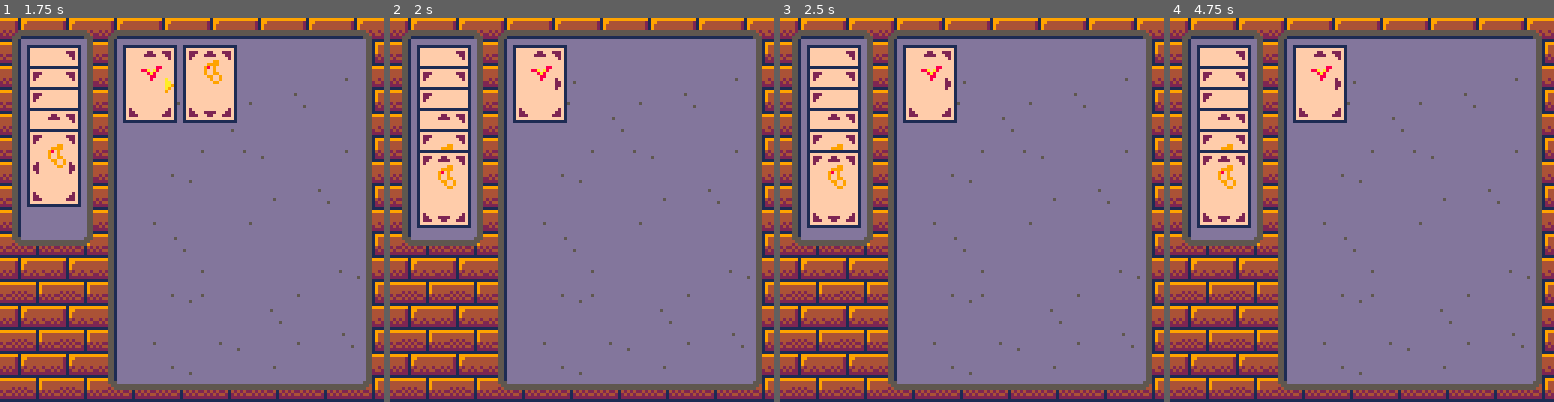
Above: before the commit, frames 1-4 (left to right).
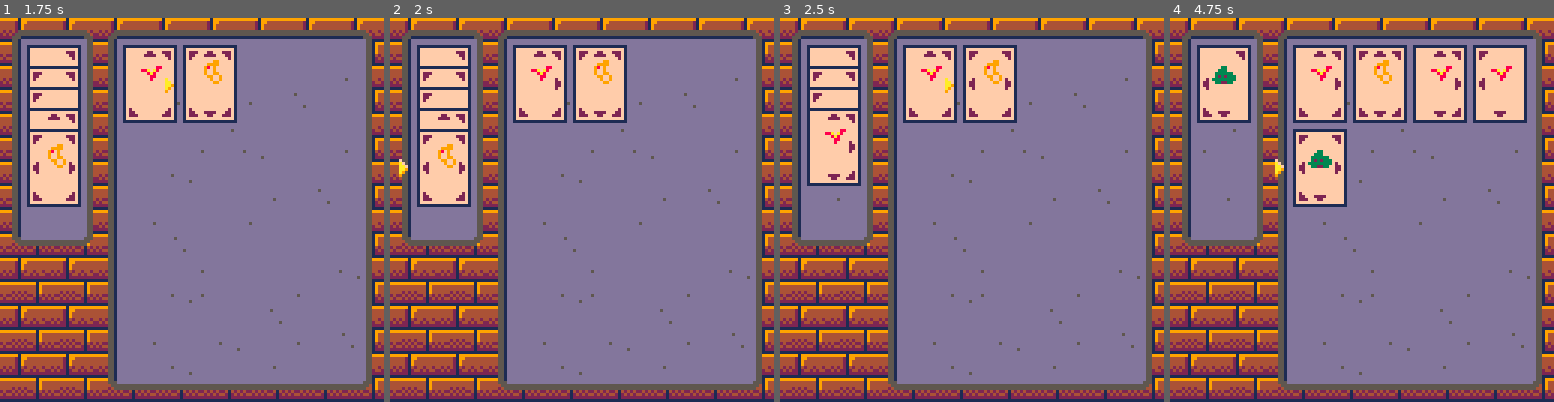
Above: after the commit, the same moments.

Repository: mccxiv/micro-tetra
Game: PICO-8 cartridge tetra.p8
Same seed, same stepped clock (60 frames per second), same inputs: the game is played once before the commit and once after it.
Inputs:
- Up to frame 1 (1.75 s): tap O (Z key) at 0.7, 1.7 s; hold Right from 1.6 s (still down)
- Up to frame 2 (2 s): keep holding Right
- Up to frame 3 (2.5 s): release Right at 2.1 s; tap O (Z key) at 2.1 s; hold Up 2.15-2.42 s; hold Right from 2.47 s (still down)
- Up to frame 4 (4.75 s): tap O (Z key) every 0.4 s from 2.5 to 4.5 s; release Right at 3.03 s; hold Left 3.08-3.58 s; hold Down 3.63-3.97 s; hold Right 4.02-4.68 s; hold Up from 4.73 s (still down)

Frame 1 is identical in both runs. In frame 2, 4.3% of the frame differs, in the area x 2-62%, y 7-55%; in frame 3, 5.2%; in frame 4, 16%, in the area x 7-93%, y 7-55%.

Commit message:
Place cards on board

Diff:
--- a/tetra.p8
+++ b/tetra.p8
@@ -16,6 +16,7 @@
 function _init ()
 	sel_deck = 6
 	sel_board = 1
+	last_placed = 1
 	state	= "selection"
  deck = {
 		generate_card(),
@@ -282,26 +283,37 @@
 	end
 end
 
-function sel_deck_add (int)
-	local new = sel_deck + int
-	if new >= 1 and new <= 6 then
-		sel_deck = new
-	end
-end
+function sel_prev_deck ()
+ repeat
+	 sel_deck = sel_deck - 1
+		if sel_deck < 1 then
+			sel_next_deck()
+		end
+	until (deck[sel_deck] ~= nil)
+end
+
+function sel_next_deck ()
+ repeat
+	 sel_deck = sel_deck + 1
+		if sel_deck > 6 then
+			sel_prev_deck()
+		end
+	until (deck[sel_deck] ~= nil)
+end
+
+
 -->8
 // state logic
 
 function run_selection_state()
 	if btnp(⬆️) then
-		sel_deck_add(-1)
+		sel_prev_deck()
 	elseif btnp(⬇️) then
-		sel_deck_add(1)
-	end
-
-	if btnp(4) then
-		if deck[sel_deck] ~= nil then
-			state = "placement"
-		end
+		sel_next_deck()
+	end
+
+	if btnp(🅾️) then
+		state = "placement"
 	end
 
 	draw_deck_selector()
@@ -313,6 +325,9 @@
 end
 
 function run_placement_state()
+	draw_board_selector()
+	draw_board_sel_card()
+
 	if btnp(➡️) then
 		sel_board_add(1)
 	elseif btnp(⬅️) then
@@ -322,12 +337,13 @@
 	elseif btnp(⬇️) then
 		sel_board_add(4)
 	elseif btnp(🅾️) then
-		state = "resolve"
-
-	end
-
-	draw_board_selector()
-	draw_board_sel_card()
+		last_placed = sel_board
+		board[sel_board] = deck[sel_deck]
+		deck[sel_deck] = nil
+		sel_prev_deck()
+		//state = "resolve"
+		state = "selection"
+	end
 end
 
 
